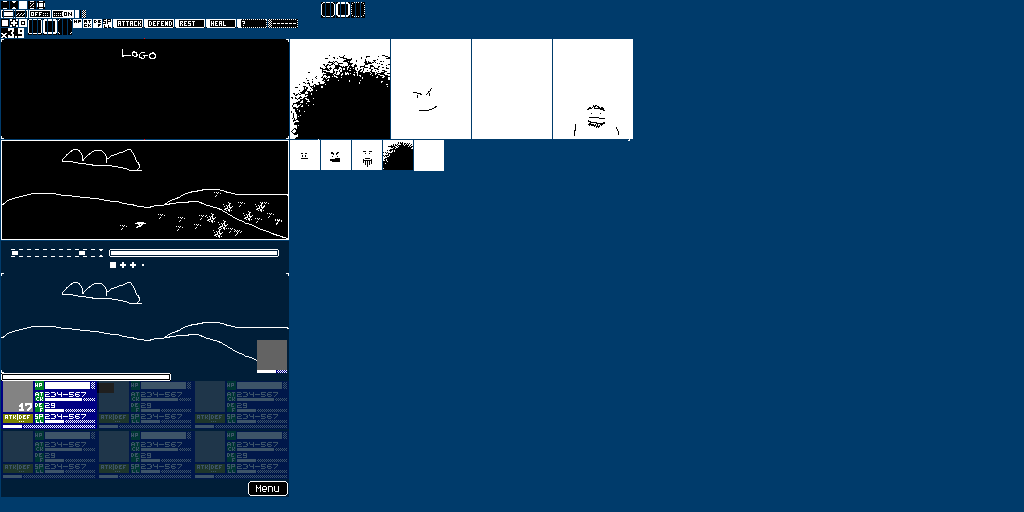
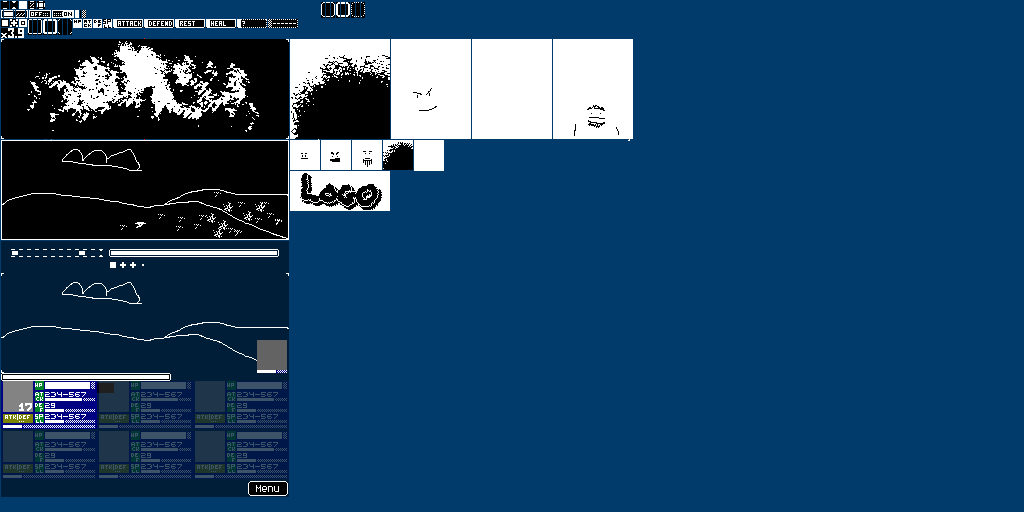
Revision of a layered 1024 × 512 image; what changed, layer by layer:
added layer "Pasted Layer #5" above "Pasted Layer #9" over [300, 173, 378, 206]
added layer "Pasted Layer #9" above "Pasted Layer #8" over [301, 174, 378, 207]
added layer "Pasted Layer #8" above "Pasted Layer #7" over [301, 172, 378, 205]
added layer "Pasted Layer #7" above "Pasted Layer #6" over [302, 173, 379, 206]
added layer "Pasted Layer #6" above "Pasted Layer #17" over [300, 173, 377, 206]
added layer "Pasted Layer #17" above "Pasted Layer #16" over [304, 176, 382, 209]
added layer "Pasted Layer #16" above "Pasted Layer #15" over [302, 177, 380, 210]
added layer "Pasted Layer #15" above "Pasted Layer #14" over [302, 176, 380, 209]
added layer "Pasted Layer #14" above "Pasted Layer #13" over [302, 175, 380, 208]
added layer "Pasted Layer #13" above "Pasted Layer #4" over [303, 175, 381, 208]
painted on "sprites.png" over [27, 37, 390, 211]
